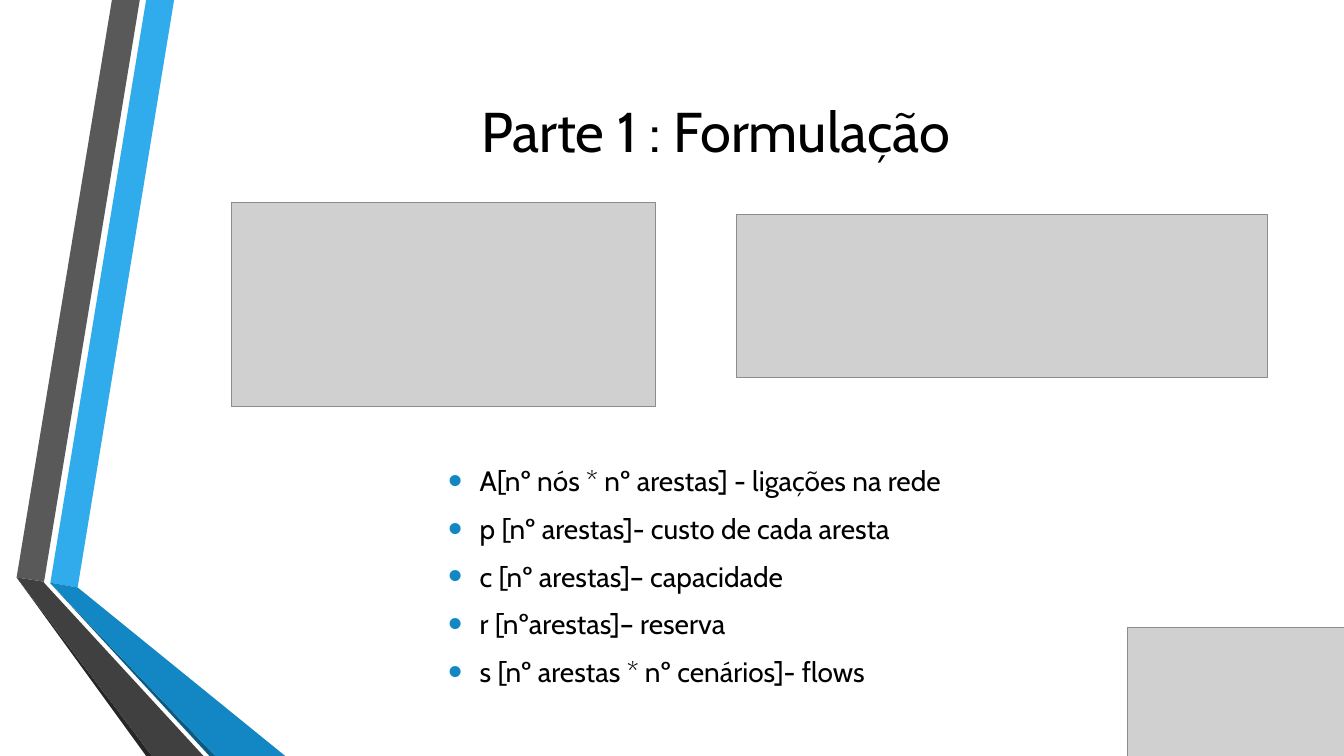
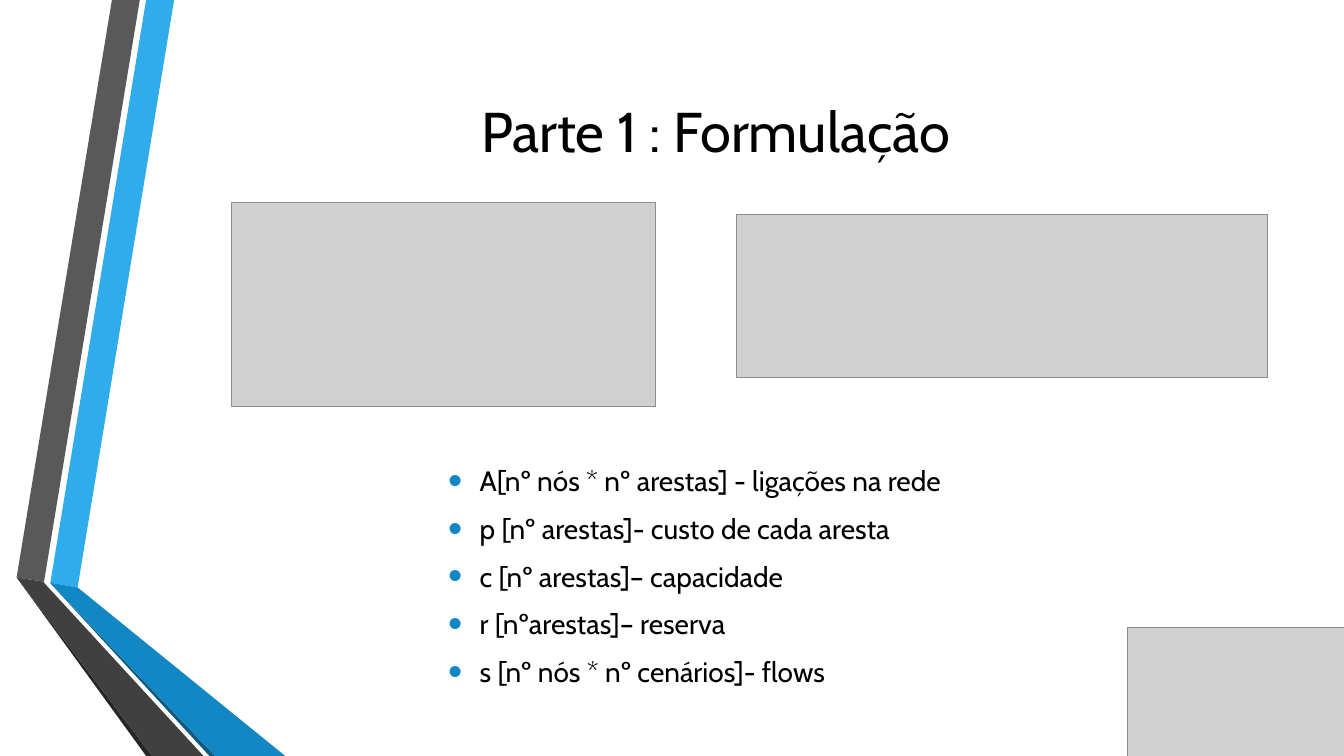
Before and after one commit to MarcoGraca/OA_Project, a slide deck: slide 4 of OA_pres.pptx. Drawn at 1344x756 pixels with LibreOffice and Linux fonts; fonts in the diff are those of the drawing; grey boxes stand for pictures; background and template pictures are left out. Boxes give left, top, right and bottom in pixels: in the first picture for what was removed or moved away, otherwise in the second. Text is boxed around its words. In the diff, an @@ line names an element or a change of style, - is before the commit and + after.

```diff
--- a/OA_pres.pptx
+++ b/OA_pres.pptx
@@ text at [480, 661, 825, 686]: text changed @@
-• s [nº arestas * nº cenários]- flows
+• s [nº nós * nº cenários]- flows
```
Also in this commit, not shown: 4 other files.
